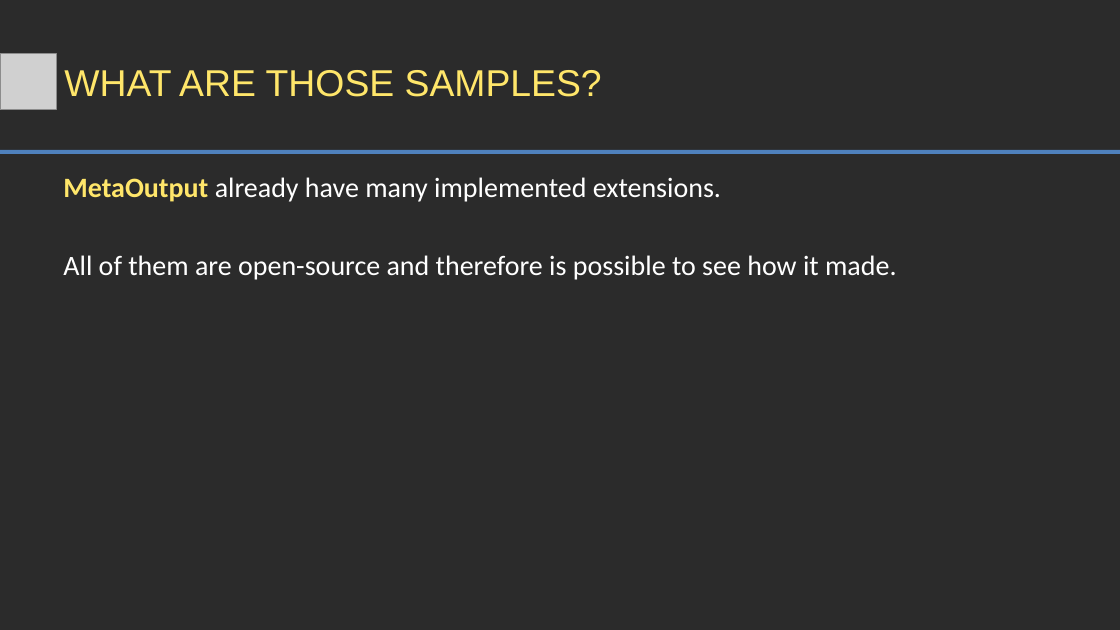
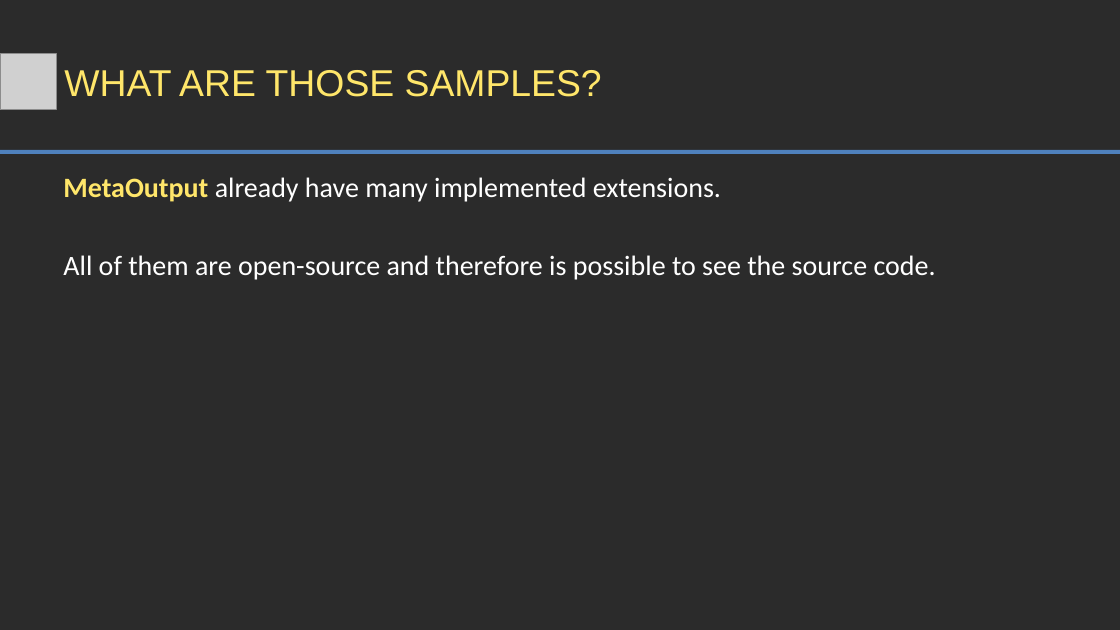
Before and after one commit to viacheslav-lozinskyi/MetaOutput, a slide deck: slide 2 of resource/document/MetaOutput - Samples.pptx. Drawn at 1120x630 pixels with LibreOffice and Linux fonts; fonts in the diff are those of the drawing; grey boxes stand for pictures; background and template pictures are left out; a plain dark background stands for a picture behind light text. Boxes give left, top, right and bottom in pixels: in the first picture for what was removed or moved away, otherwise in the second. Text is boxed around its words. In the diff, an @@ line names an element or a change of style, - is before the commit and + after.

```diff
--- a/resource/document/MetaOutput - Samples.pptx
+++ b/resource/document/MetaOutput - Samples.pptx
@@ text at (63,255,936,280): text changed @@
-All of them are open-source and therefore is possible to see how it made.
+All of them are open-source and therefore is possible to see the source code.
```
Also in this commit, not shown: 1 other slide changed, 1 other file.
